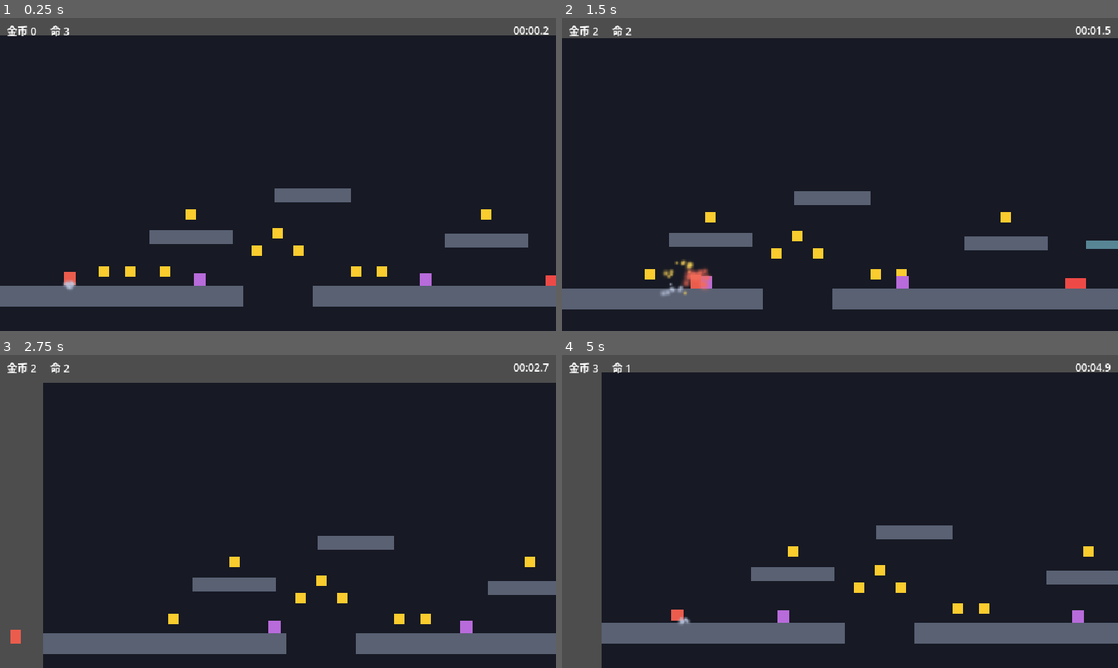
Above: before the commit, frames 1-4 (two rows, left to right).
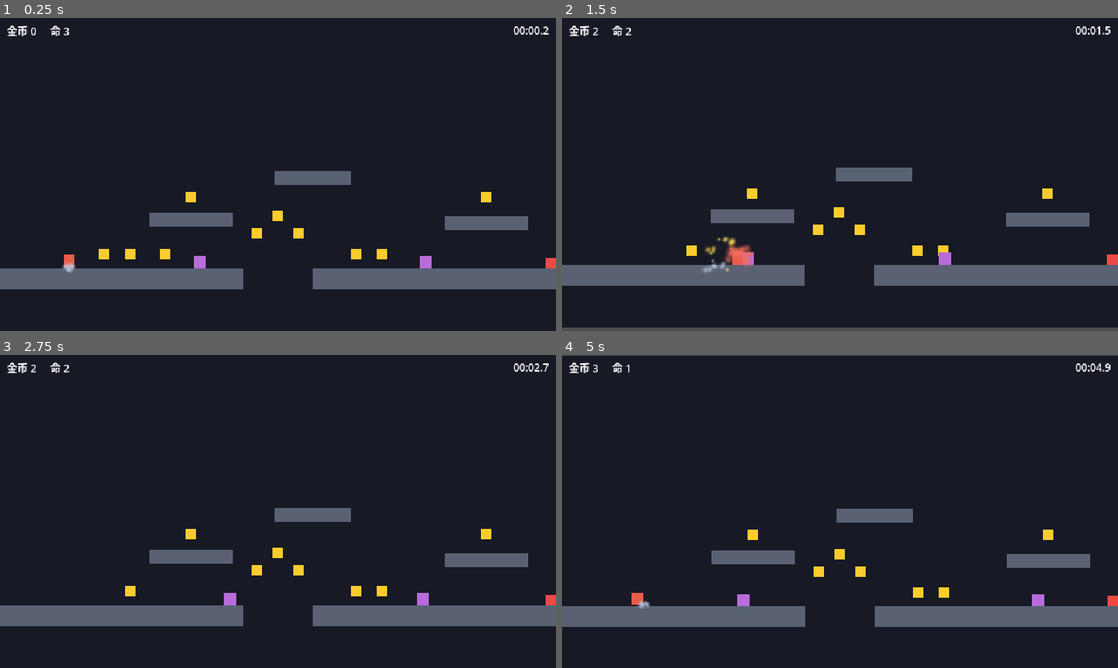
Above: after the commit, the same moments.

Repository: jopatk123/pixel-hop
Game: Godot game, scene res://scenes/level_01.tscn
Same seed, same stepped clock (60 frames per second), same inputs: the game is played once before the commit and once after it.
Inputs:
- Up to frame 1 (0.25 s): no input
- Up to frame 2 (1.5 s): tap Enter at 0.5 s; hold Right (move_right) from 0.53 s (still down); tap R at 0.6, 1.35 s; tap Space (jump) at 0.77 s
- Up to frame 3 (2.75 s): tap Space (jump) at 1.52 s; release Right (move_right) at 2.03 s; hold Left (move_left) from 2.03 s (still down); tap R at 2.1 s
- Up to frame 4 (5 s): release Left (move_left) at 2.78 s; hold Right (move_right) 2.78-4.28 s; tap R at 2.85, 3.6, 4.35 s; tap Space (jump) at 3.02, 3.77, 4.52 s; hold Left (move_left) from 4.28 s (still down)

The runs differ from the first frame. In frame 1, 20% of the frame differs, in the area x 0-100%, y 0-93%; in frame 2, 25%; in frame 3, 31%, in the area x 0-100%, y 0-100%; in frame 4, 25%.

Commit message:
feat: 相机与音效返工——去前瞻/纵向跟随，音效改用 jsfxr 生成
- 相机删掉前瞻与纵向跟随：关卡只有一屏高，纵向 limit 已把镜头钉死，
  此时任何纵向 offset 都会让整屏随玩家上下平移，跳一次晃一次
- 震屏从逐帧随机改为双轴异频正弦（12/15Hz），帧间连续、更柔和
- 落地震屏强度 2.0 → 1.0，避免每次落地都震导致全程在抖
- 音效改由 tools/gen_sfx_jsfxr.js 生成，时长与峰值对齐旧版以保持响度一致
- 前瞻作废后删除对应测试断言，README 同步说明

Diff:
--- a/scripts/game_camera.gd
+++ b/scripts/game_camera.gd
@@ -1,35 +1,22 @@
 extends Camera2D
-## 跟随 + 震屏：前瞻、纵向软区、随机抖动衰减。
-## 相机挂在玩家下，用 offset 做前瞻与纵向滞后，不拆场景树。
-
-@export_group("跟随")
-## 朝移动方向偏移的最大像素（前瞻）
-@export var look_ahead_distance := 52.0
-## 前瞻收敛速度
-@export var look_ahead_speed := 5.0
-## 玩家纵向移动多少像素内镜头不跟（小跳不晃镜头）
-@export var vertical_deadzone := 28.0
-## 超出死区后镜头纵向追赶速度
-@export var vertical_follow_speed := 4.5
+## 相机挂在玩家下，只负责会衰减的震屏，不拆场景树。
+##
+## 不做前瞻：镜头严格跟着玩家，跑动和停手时画面都不会额外滑动。
+##
+## 纵向不做跟随：关卡正好一屏高，limit 已经把相机钉死在关卡竖直中线上，
+## 此时任何纵向 offset 都等于让整屏跟着玩家上下平移（而且是反方向的），
+## 每跳一次整屏就晃一次，看着很晕。等以后有关卡高过一屏、相机真的能上下
+## 移动时，再按 limit 范围补一套纵向软区。
 
 @export_group("震屏")
 ## 单次震动的默认时长（秒）
 @export var default_shake_duration := 0.22
+## 震屏横向、纵向的振动频率（赫兹），两个轴不同频率看起来才像抖动而不是打摆子
+@export var shake_frequency := Vector2(12.0, 15.0)
 
 var _strength := 0.0
 var _decay := 0.0
-var _look_ahead := 0.0
-var _anchor_y := 0.0
-var _anchor_ready := false
-
-var _player: CharacterBody2D
-
-
-func _ready() -> void:
-	_player = get_parent() as CharacterBody2D
-	if _player != null:
-		_anchor_y = _player.global_position.y
-		_anchor_ready = true
+var _shake_time := 0.0
 
 
 ## 当前震屏强度（测试与调试）
@@ -44,49 +31,18 @@
 	var dur := default_shake_duration if duration < 0.0 else duration
 	_decay = maxf(strength, _strength) / maxf(dur, 0.001)
 	_strength = maxf(_strength, strength)
+	# 从零相位重新起振，避免刚触发就把整屏瞬移到最大偏移
+	_shake_time = 0.0
 
 
-## 复活后重置前瞻与纵向锚点，避免镜头卡在上一次的位置
-func reset_follow_state() -> void:
-	_look_ahead = 0.0
+## 复活时清掉残留的震动位移
+func reset_state() -> void:
 	offset = Vector2.ZERO
 	_strength = 0.0
-	if _player != null:
-		_anchor_y = _player.global_position.y
 
 
 func _process(delta: float) -> void:
-	var follow := _compute_follow_offset(delta)
-	var shake := _compute_shake_offset(delta)
-	offset = follow + shake
-
-
-func _compute_follow_offset(delta: float) -> Vector2:
-	if _player == null:
-		return Vector2.ZERO
-
-	var px := _player.global_position.x
-	var py := _player.global_position.y
-
-	var move_dir := 0.0
-	if absf(_player.velocity.x) > 12.0:
-		move_dir = signf(_player.velocity.x)
-	elif Input.get_axis("move_left", "move_right") != 0.0:
-		move_dir = Input.get_axis("move_left", "move_right")
-
-	var target_look := move_dir * look_ahead_distance
-	_look_ahead = lerpf(_look_ahead, target_look, look_ahead_speed * delta)
-
-	if not _anchor_ready:
-		_anchor_y = py
-		_anchor_ready = true
-	else:
-		var dy := py - _anchor_y
-		if absf(dy) > vertical_deadzone:
-			var excess := absf(dy) - vertical_deadzone
-			_anchor_y += signf(dy) * excess * clampf(vertical_follow_speed * delta, 0.0, 1.0)
-
-	return Vector2(_look_ahead, _anchor_y - py)
+	offset = _compute_shake_offset(delta)
 
 
 func _compute_shake_offset(delta: float) -> Vector2:
@@ -97,7 +53,9 @@
 	if _strength <= 0.0:
 		return Vector2.ZERO
 
+	# 正弦振动：帧间连续，比每帧取随机数那种白噪声柔和得多，不会一直"抖"
+	_shake_time += delta
 	return Vector2(
-		randf_range(-_strength, _strength),
-		randf_range(-_strength, _strength)
-	)
+		sin(_shake_time * TAU * shake_frequency.x),
+		sin(_shake_time * TAU * shake_frequency.y)
+	) * _strength
--- a/scripts/player.gd
+++ b/scripts/player.gd
@@ -59,8 +59,8 @@
 @export_group("反馈")
 ## 死亡时震屏强度
 @export var death_shake_strength := 6.0
-## 落地时震屏强度（0 为关闭）
-@export var land_shake_strength := 2.0
+## 落地时震屏强度。每次落地都会触发，给大了等于全程在抖，看着晕，所以只留一点点
+@export var land_shake_strength := 1.0
 ## 死亡顿帧时长（秒）
 @export var death_hit_stop_duration := 0.07
 ## 死亡顿帧时的时间缩放
@@ -177,7 +177,7 @@
 	is_dying = false
 	set_collision_layer_value(2, true)
 	_visual.modulate = Color.WHITE
-	_camera.reset_follow_state()
+	_camera.reset_state()
 
 
 ## 让相机抖一下，强度自适应视口尺寸（640x360 上 3~6 已经很明显）
--- a/test_phase1.gd
+++ b/test_phase1.gd
@@ -84,9 +84,6 @@
 	_expect("震屏强度会衰减回零", camera.call("get_shake_strength") < 0.05,
 			str(camera.call("get_shake_strength")))
 
-	var look_ahead: float = camera.get("look_ahead_distance")
-	_expect("相机前瞻参数已暴露", look_ahead > 0.0, str(look_ahead))
-
 
 func _test_jump_heights() -> void:
 	await _wait_physics(30)
Not shown, changed: README.md
Not shown, changed: assets/audio/sfx/checkpoint.wav
Not shown, changed: assets/audio/sfx/clear.wav
Not shown, changed: assets/audio/sfx/coin.wav
Not shown, changed: assets/audio/sfx/drop.wav
Not shown, changed: assets/audio/sfx/game_over.wav
Not shown, changed: assets/audio/sfx/hurt.wav
Not shown, changed: assets/audio/sfx/jump.wav
Not shown, changed: assets/audio/sfx/land.wav
Not shown, changed: assets/audio/sfx/pause.wav
Not shown, changed: assets/audio/sfx/spring.wav
Not shown, changed: assets/audio/sfx/stomp.wav
(and 1 more such lines)
